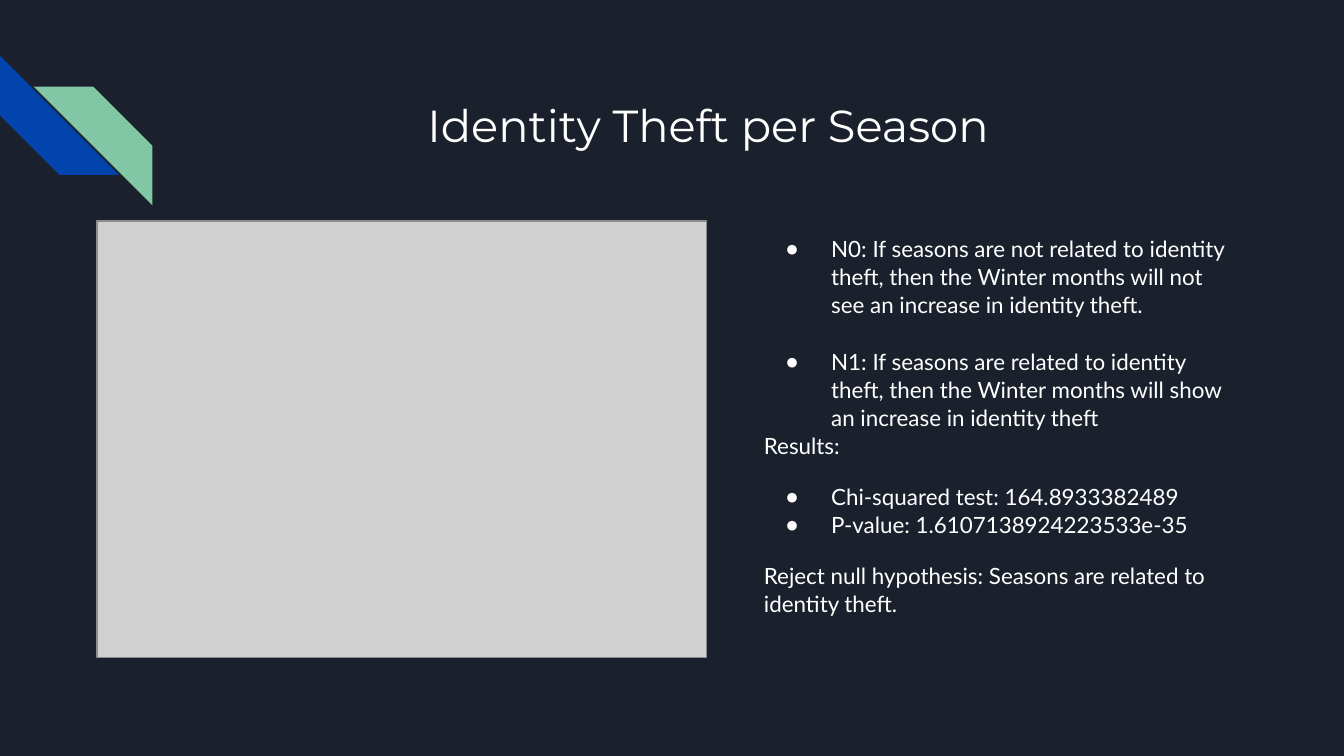
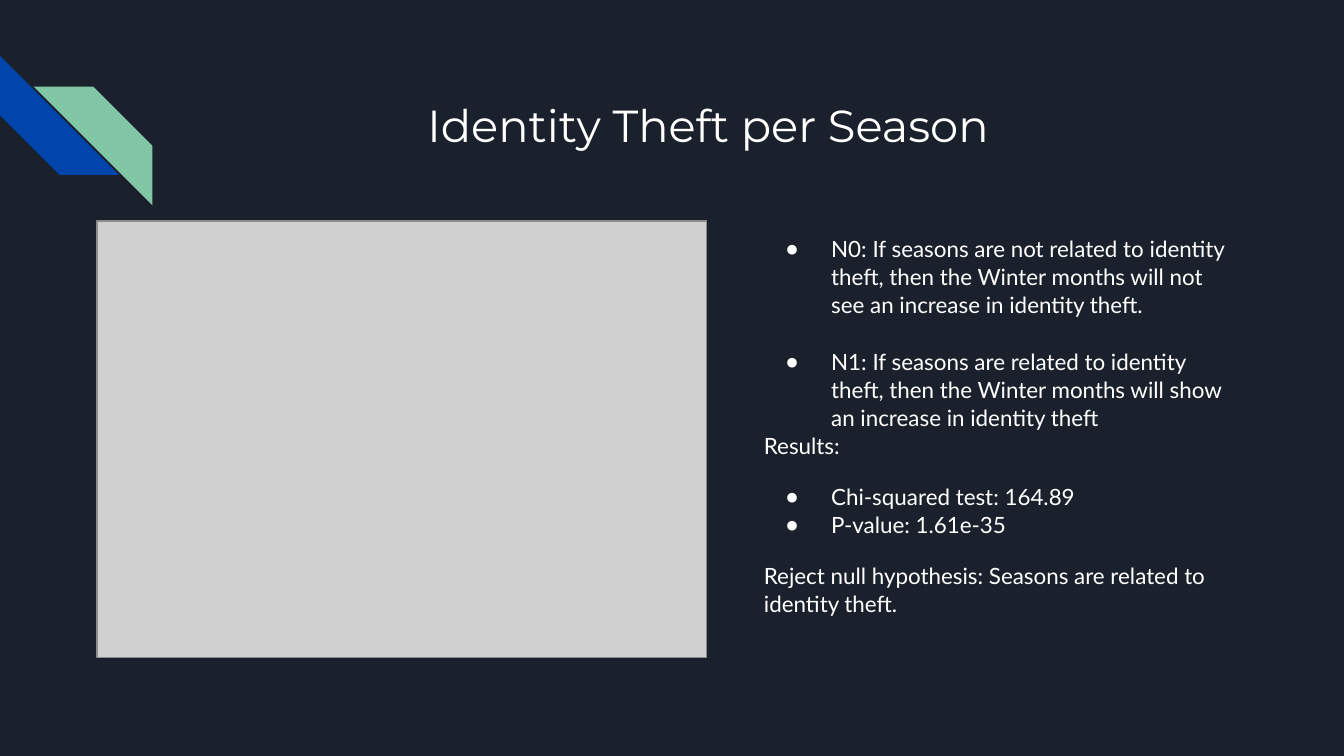
Before and after one commit to oddtexan/Project-1, a slide deck: slide 18 of Project 1 Presentation Final.pptx (slide 17 before the commit). Drawn at 1344x756 pixels with LibreOffice and Linux fonts; fonts in the diff are those of the drawing; grey boxes stand for pictures. Boxes give left, top, right and bottom in pixels: in the first picture for what was removed or moved away, otherwise in the second. Text is boxed around its words. In the diff, an @@ line names an element or a change of style, - is before the commit and + after.

```diff
--- a/Project 1 Presentation Final.pptx
+++ b/Project 1 Presentation Final.pptx
@@ text at (831,488,1075,533): text changed @@
-● Chi-squared test: 164.8933382489
-● P-value: 1.6107138924223533e-35
+● Chi-squared test: 164.89
+● P-value: 1.61e-35
```
Also in this commit, not shown: 10 other slides changed, 2 slides added, 1 slide removed, 3 other files.
